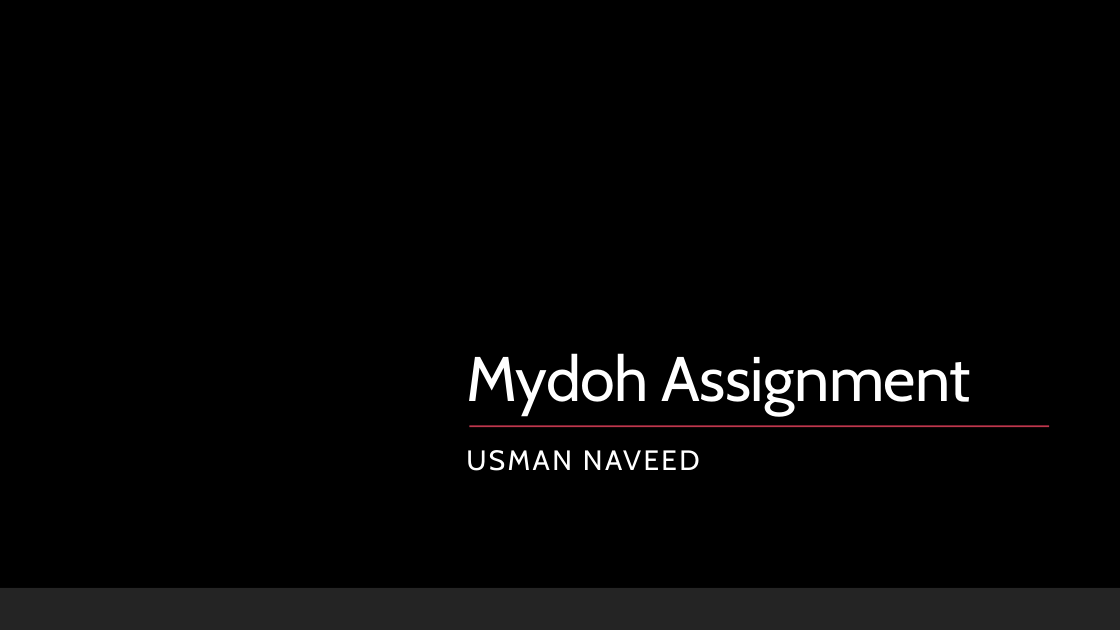
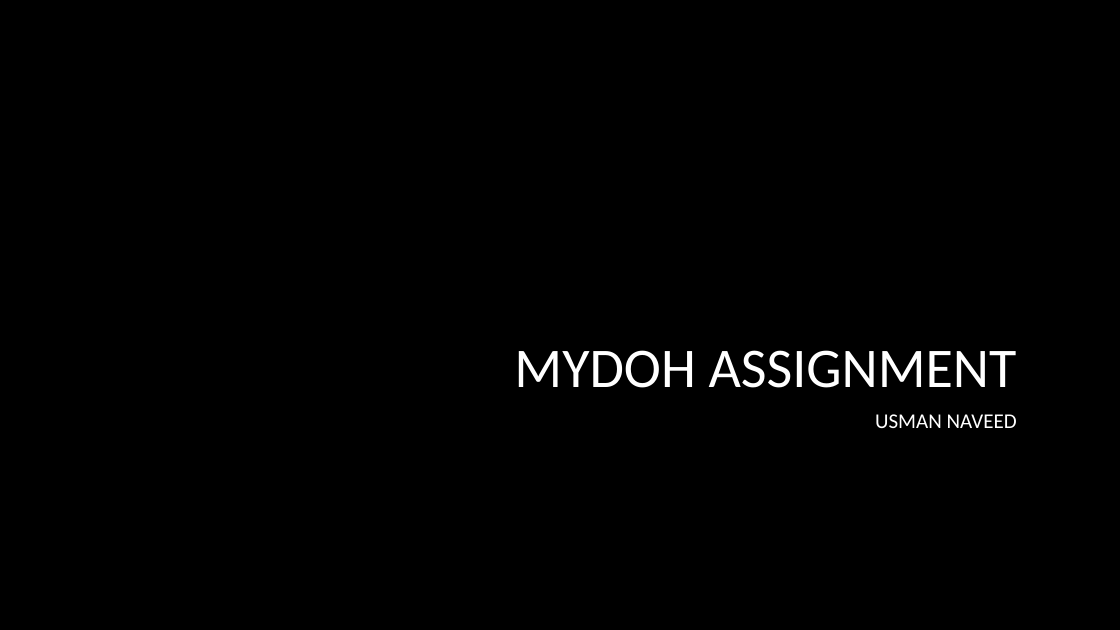
Before and after one commit to usman-naveed/Clustering, a slide deck: slide 1 of Presentation/Mydoh Presentation.pptx. Drawn at 1120x630 pixels with LibreOffice and Linux fonts; fonts in the diff are those of the drawing; background and template pictures are left out. Boxes give left, top, right and bottom in pixels: in the first picture for what was removed or moved away, otherwise in the second. Text is boxed around its words. In the diff, an @@ line names an element or a change of style, - is before the commit and + after.

Commit message:
final presentation and code commit

```diff
--- a/Presentation/Mydoh Presentation.pptx
+++ b/Presentation/Mydoh Presentation.pptx
@@ rectangle removed at (x1=0, y1=0, x2=1120, y2=630) @@
@@ rectangle removed at (x1=428, y1=287, x2=1120, y2=513) @@
@@ title at (x1=514, y1=350, x2=1017, y2=388): text changed; size 54 to 48 pt; font Cabin to Calibri @@
-Mydoh Assignment
+MYDOH ASSIGNMENT
@@ subtitle "USMAN NAVEED" moved from (x1=466, y1=450, x2=700, y2=471) to (x1=875, y1=414, x2=1017, y2=428) @@
@@ subtitle "USMAN NAVEED" at (x1=875, y1=414, x2=1017, y2=428): size 24 to 18 pt, font Cabin to Calibri, letter spacing 2 to 0 pt; alignment left to right; line spacing 1.1 to 1; less space between paragraphs @@
@@ line removed from (470, 427) to (1049, 427) @@
@@ rectangle removed at (x1=0, y1=588, x2=1120, y2=630) @@
@@ rectangle removed at (x1=0, y1=588, x2=1120, y2=630) @@
```
Also in this commit, not shown: 1 other slide changed, 7 slides added, 4 slides removed, 3 other files.
